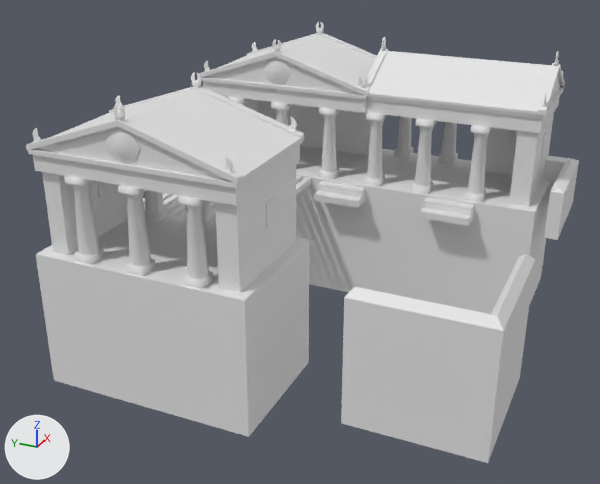
One commit to the COLLADA model art/meshes/structural/syracuse/arsenal.dae: the scene before it, then after it.
Both versions are drawn from a camera (50 mm lens) standing at (-46.3, -19.9, 19.9) and looking at (-4.0, -0.9, -1.3). Lighting does not change. The marker at lower left points along +X, +Y and +Z. The picture after the commit comes second. Where no turn or scale is listed for an object, it has been applied to the vertices.

Names of what the first picture shows: 'arsenal'.
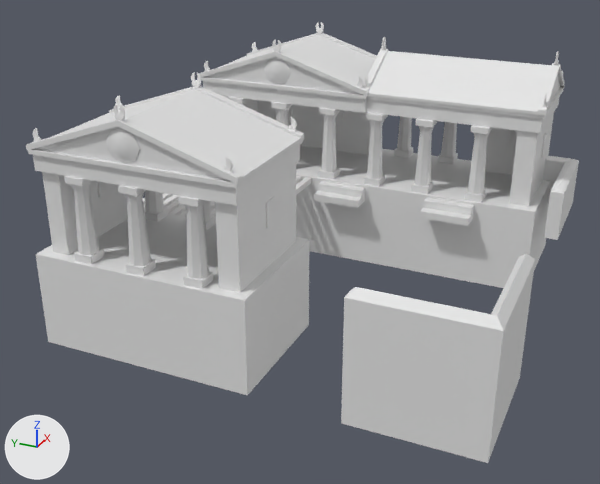
The newer file is also turned or shifted as a whole; pictures and numbers use the older file's frame.

What differs and where, as boxes (x1, y1, x2, y2) in the pictures (600 x 484 px; the box of a moved part takes in the faces that stretch with it):
part 1 of me_cubo_5059, moved or reshaped
    before: (296, 175, 551, 314)
    after: (296, 175, 551, 288)
part 2 of me_cubo_5059, moved or reshaped
    before: (36, 241, 309, 437)
    after: (36, 241, 309, 395)
part 3 of me_cubo_5059, shading changed
    before: (48, 22, 560, 437)
    after: (48, 22, 560, 395)

Diff of the bpy script that builds the scene:
```diff
--- a/art/meshes/structural/syracuse/arsenal.dae.py
+++ b/art/meshes/structural/syracuse/arsenal.dae.py
@@ me_cubo_5059 @@
 # used by ob_arsenal; location = (0.0, 0.0, 0.0)
 # before: 216 (2.5, 9.9, -7.8), 218 (10.4, 9.9, -7.8), 220 (2.5, -13.7, -7.8), 222 (10.4, -13.7, -7.8) at pixel (540, 277)
 # before: 224 (-14.8, 10.1, -7.8) at pixel (53, 380), 226 (-6.9, 10.1, -7.8), 228 (-14.8, -2.8, -7.8) at pixel (248, 436), 230 (-6.9, -2.8, -7.8) at pixel (308, 362)
-me_cubo_5059.from_pydata(...)  # 2178 vertices, 3624 faces; spans x -14.9..10.4, y -15.2..10.1, z -7.8..9.4
+me_cubo_5059.from_pydata(...)  # 2178 vertices, 3624 faces; spans x -14.9..10.4, y -15.2..10.1, z -5.2..9.4
+# me_cubo_5059 part 1
+for i in [216, 218, 220, 222]: me_cubo_5059.vertices[i].co += Vector((0.0, 0.0, 2.6))
+# me_cubo_5059 part 2
+for i in [224, 226, 228, 230]: me_cubo_5059.vertices[i].co += Vector((0.0, 0.0, 2.6))
+# me_cubo_5059 part 3: edges marked sharp go from 1613 to 2395
 me_cubo_5059.materials.append(mat_textura_siracusa)
```
